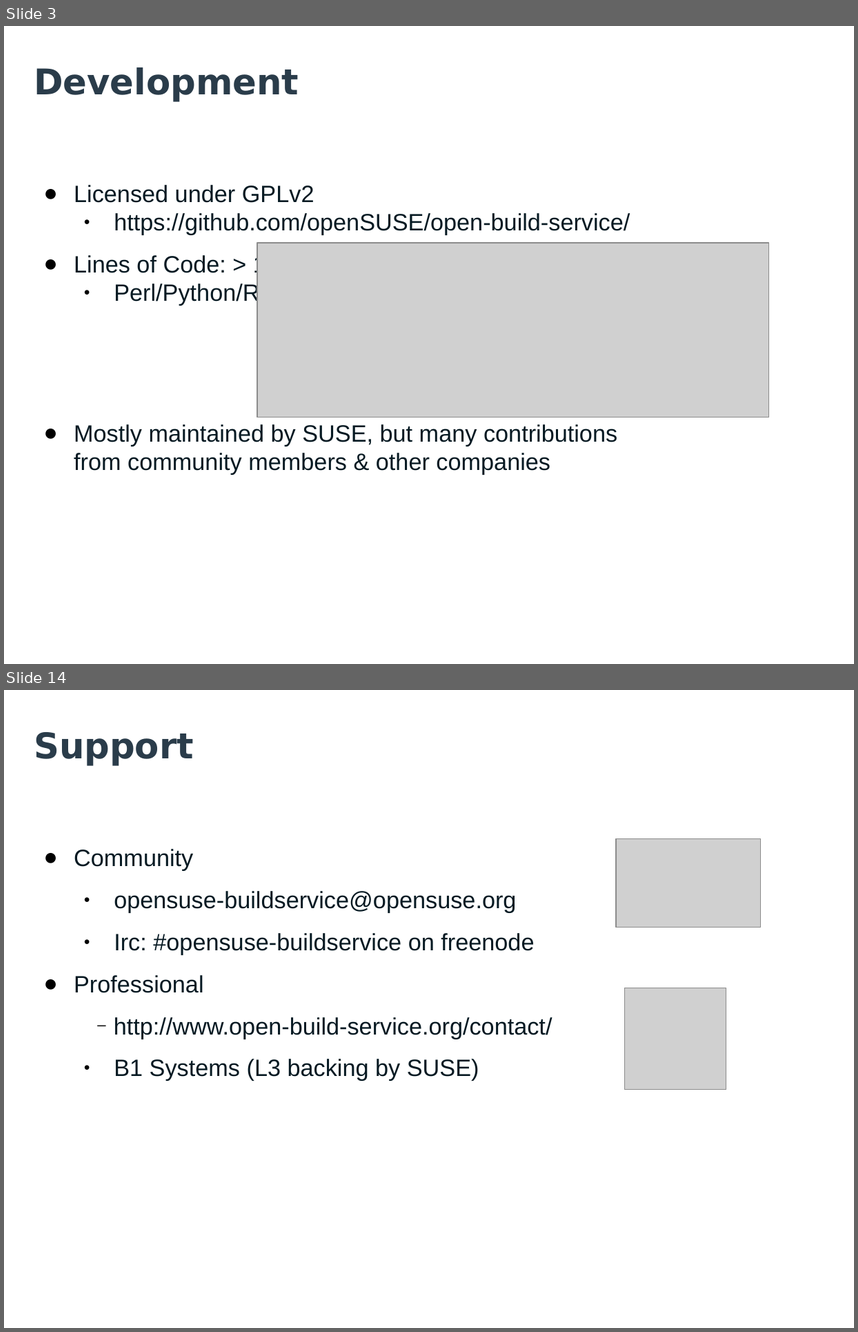
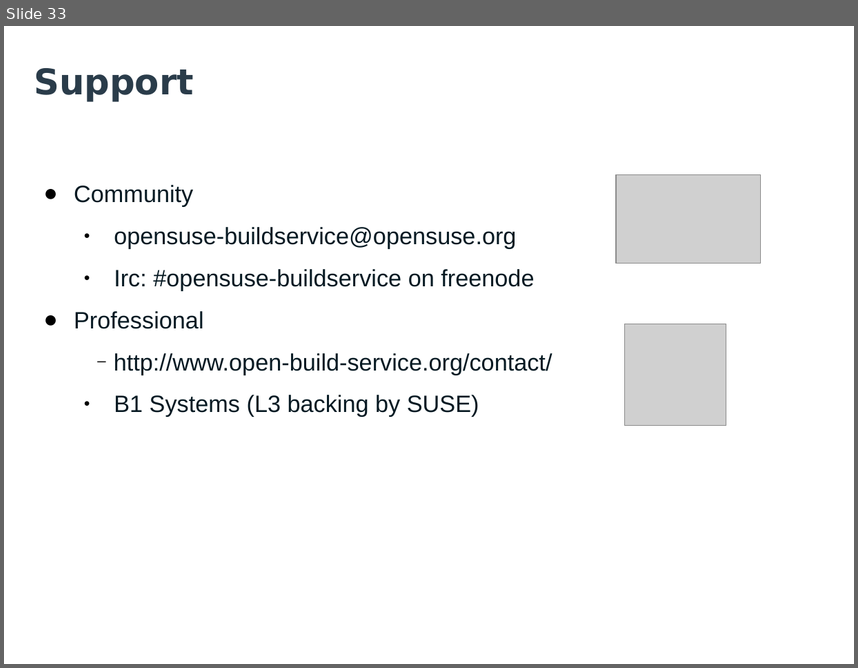
Before and after one commit to openSUSE/obs-landing, a slide deck: files/talks/OBS-Facts-Features-Future.odp. Shown one above the other, each under a label of ours: slides 3 and 14 before the commit, slide 33 after it; the slides between them are not shown. The pictures are 858x1332 and 858x668 pixels, drawn with LibreOffice and Linux fonts; fonts in the diff are those of the drawing; grey boxes stand for pictures; background and template pictures are left out. Boxes give left, top, right and bottom in pixels: in the first picture for what was removed or moved away, otherwise in the second. Text is boxed around its words. In the diff, an @@ line names an element or a change of style, - is before the commit and + after.

```diff
--- a/files/talks/OBS-Facts-Features-Future.odp
+++ b/files/talks/OBS-Facts-Features-Future.odp
@@ slide 3 removed at (4,26,854,664), background #FFFFFF; not listed: 1 template element that a slide beside it also shows @@
@@ title removed at (34,67,299,102) @@
-Development
@@ text removed at (74,185,630,474) @@
-● Licensed under GPLv2
-  ● https://github.com/openSUSE/open-build-service/
-● Lines of Code: > 150000
-  ● Perl/Python/Ruby
-● Mostly maintained by SUSE, but many contributions
-  from community members & other companies
@@ picture removed at (257,243,769,417) @@
@@ what was slide 14 is now slide 33 @@
```
Also in this commit, not shown: 3 slides changed, 30 slides added, 9 other slides removed, 4 other files.
